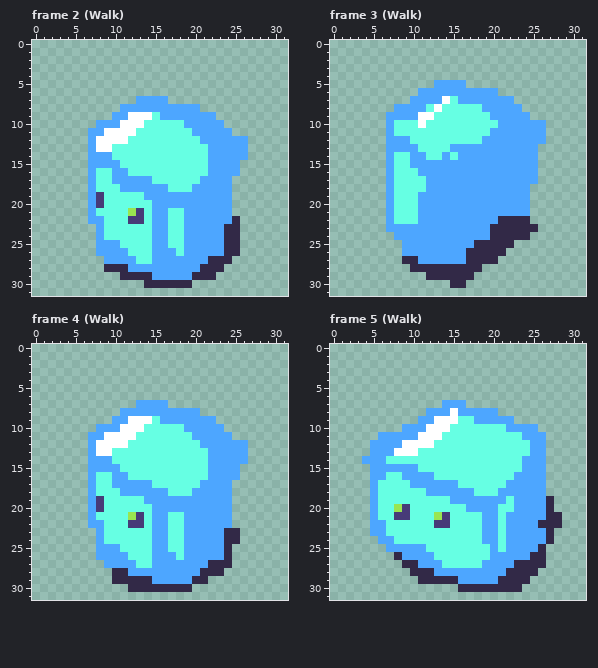
Pixel-art file: Assets/Sprite/Player/Player.aseprite. The first picture shows the starting point.
32x32 pixels, 8 frames. Shown: frame 2 (Walk), frame 3 (Walk), frame 4 (Walk), frame 5 (Walk). The commit also changed other frames, which this record leaves out.
The result:
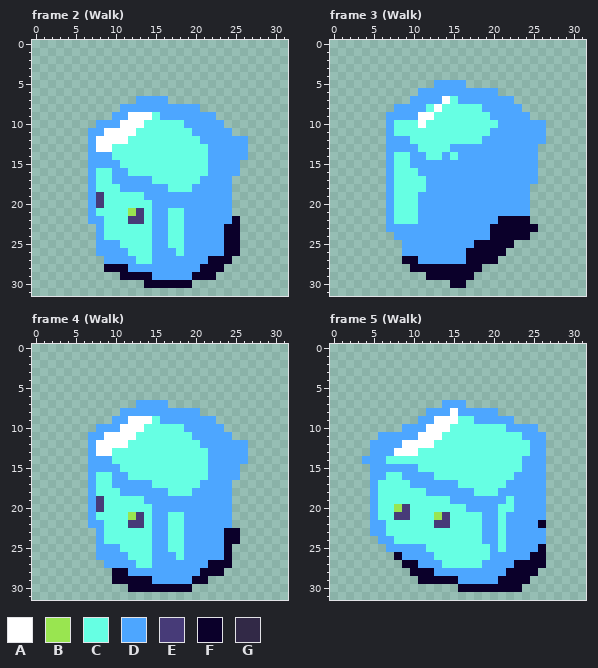
Palette (. is transparent): A #ffffff  B #99e550  C #66ffe3  D #4da6ff  E #473b78  F #0b002a  G #322947
What changed:
Frame 2 (Walk), layer "Layer 2":
The author changed colour G to colour F in row 22 at x 25; in rows 23 to 26 at x 24 to 25; in row 27 at x 22 to 24; in row 28 at x 9 to 11 and 21 to 23; in row 29 at x 11 to 14 and 20 to 22; in row 30 at x 14 to 19.
Frame 3 (Walk), layer "Layer 2":
The author changed colour G to colour F in row 22 at x 21 to 24; in row 23 at x 20 to 25; in row 24 at x 20 to 24; in row 25 at x 18 to 22; in row 26 at x 17 to 21; in row 27 at x 9 to 10 and 17 to 20.
The author changed colour G to colour F in row 28 at x 10 to 18; in row 29 at x 12 to 17; in row 30 at x 15 to 16.
Frame 4 (Walk), layer "Layer 2":
The author changed colour G to colour F in rows 23 to 24 at x 24 to 25; in rows 25 to 26 at x 24; in row 27 at x 22 to 24; in row 28 at x 10 to 11 and 21 to 23; in row 29 at x 10 to 14 and 20 to 21; in row 30 at x 12 to 19.
Frame 5 (Walk), layer "Layer 2":
The author changed colour G to colour F in row 22 at x 26; in row 25 at x 26; in row 26 at x 8 and 25 to 26; in row 27 at x 9 to 10 and 23 to 26; in row 28 at x 10 to 12 and 22 to 25; in row 29 at x 11 to 15 and 21 to 24.
The author changed colour G to colour F in row 30 at x 16 to 23.
The author cleared colour G in rows 19 to 20 at x 27; in rows 21 to 22 at x 27 to 28; in rows 23 to 24 at x 27.
Boxes around the changes in both pictures, in picture pixels (x1, y1, x2, y2):
changed: (104, 216, 240, 288)
changed: (402, 216, 538, 288)
changed: (112, 528, 240, 592)
changed: (394, 496, 562, 592)
